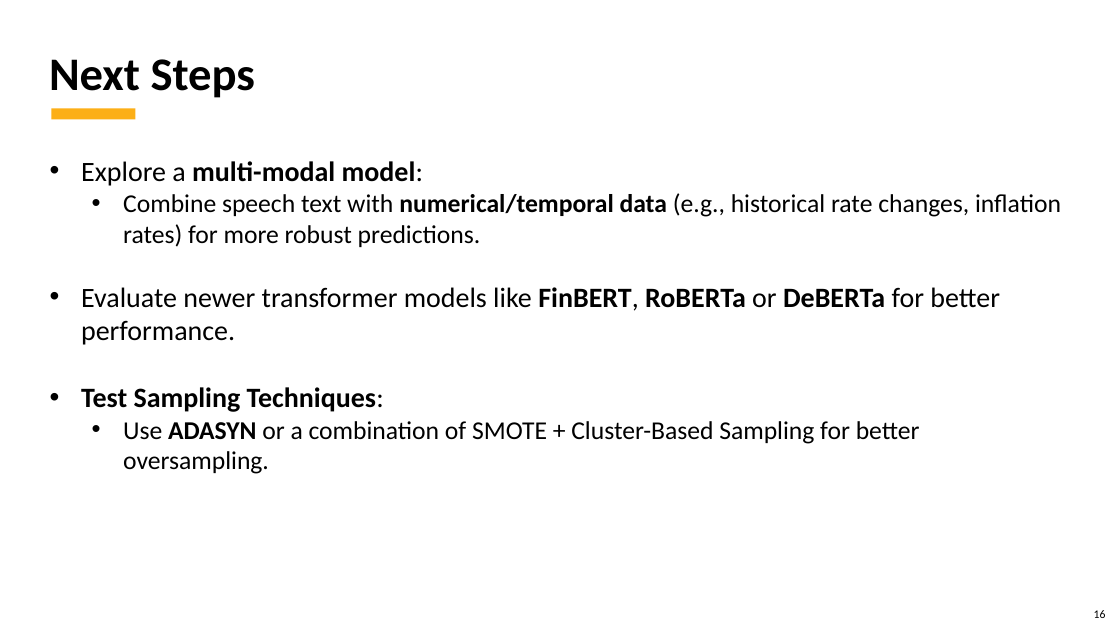
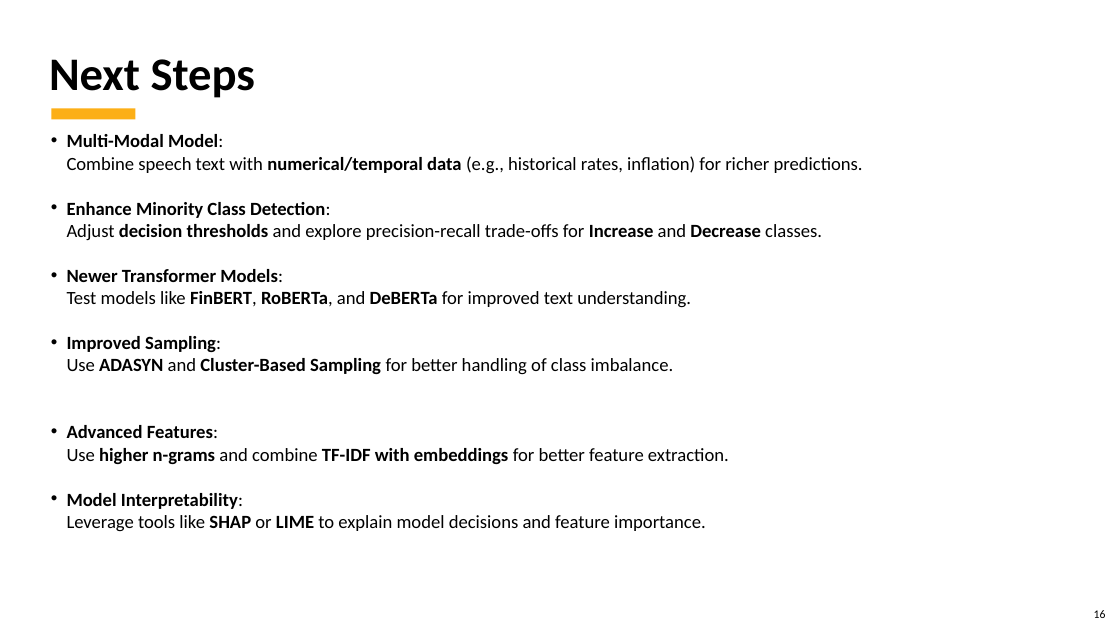
Before and after one commit to kubernetes-world/3666-ANLP-Predicting-ECB-Monetary-Policy, a slide deck: slide 16 of 3666 ANLP - Predicting ECB Monetary Policy.Final Project.pptx. Drawn at 1120x630 pixels with LibreOffice and Linux fonts; fonts in the diff are those of the drawing; background and template pictures are left out. Boxes give left, top, right and bottom in pixels: in the first picture for what was removed or moved away, otherwise in the second. Text is boxed around its words. In the diff, an @@ line names an element or a change of style, - is before the commit and + after.

```diff
--- a/3666 ANLP - Predicting ECB Monetary Policy.Final Project.pptx
+++ b/3666 ANLP - Predicting ECB Monetary Policy.Final Project.pptx
@@ text at [67, 134, 863, 531]: text changed; size 22 to 16 pt @@
-• Explore a multi-modal model:
-  • Combine speech text with numerical/temporal data (e.g., historical rate changes, inflation rates) for more robust predictions.
-• Evaluate newer transformer models like FinBERT, RoBERTa or DeBERTa for better performance.
-• Test Sampling Techniques:
-  • Use ADASYN or a combination of SMOTE + Cluster-Based Sampling for better oversampling.
+• Multi-Modal Model:
+  Combine speech text with numerical/temporal data (e.g., historical rates, inflation) for richer predictions.
+• Enhance Minority Class Detection:
+  Adjust decision thresholds and explore precision-recall trade-offs for Increase and Decrease classes.
+• Newer Transformer Models:
+  Test models like FinBERT, RoBERTa, and DeBERTa for improved text understanding.
+• Improved Sampling:
+  Use ADASYN and Cluster-Based Sampling for better handling of class imbalance.
+• Advanced Features:
+  Use higher n-grams and combine TF-IDF with embeddings for better feature extraction.
+• Model Interpretability:
+  Leverage tools like SHAP or LIME to explain model decisions and feature importance.
```
Also in this commit, not shown: 4 other slides changed, 2 slides added, 1 other file.
